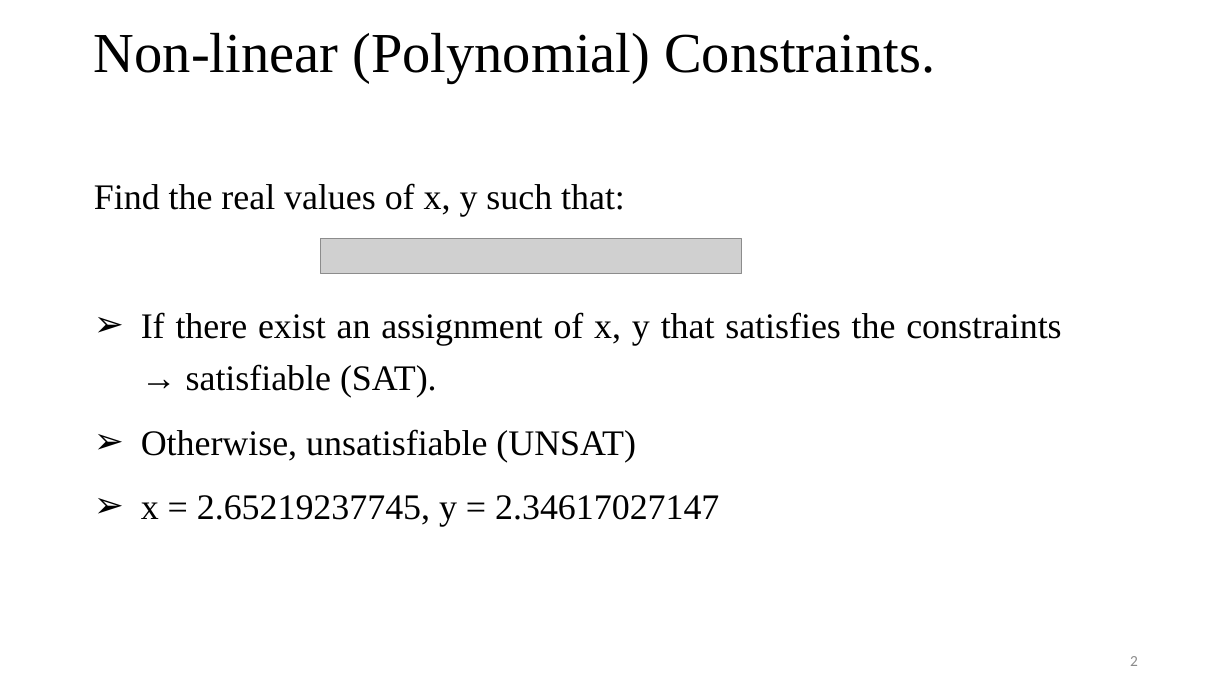
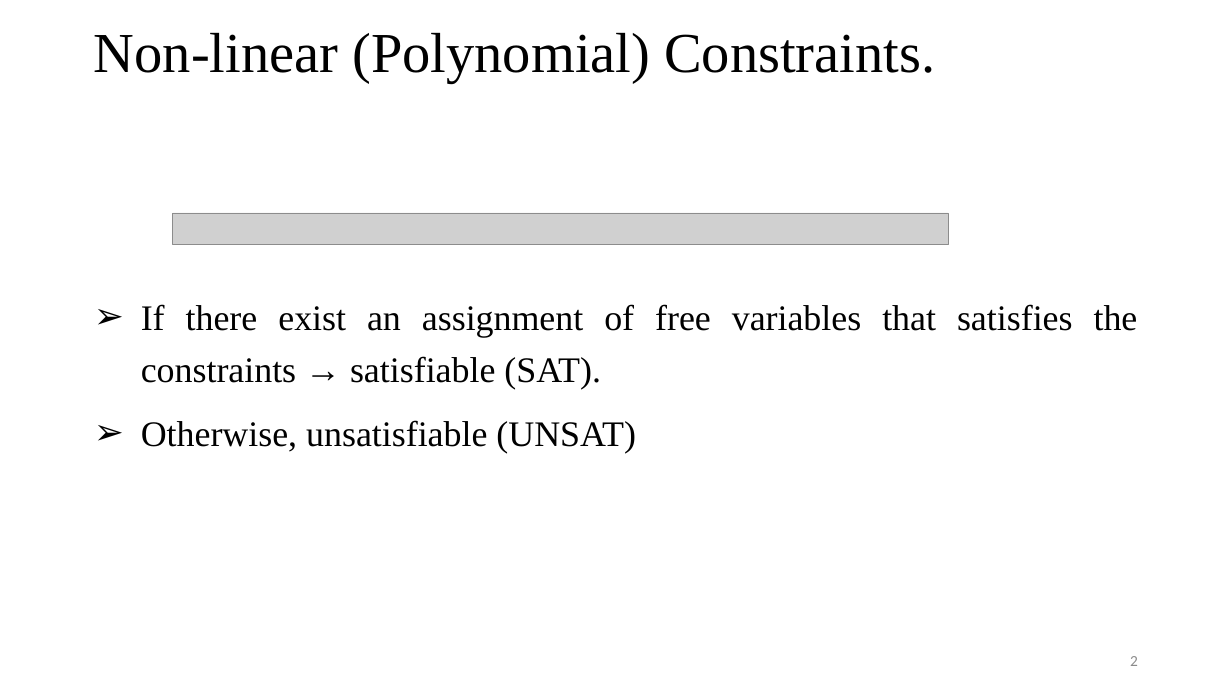
Before and after one commit to tungvx/raSAT, a slide deck: slide 2 of report/thesis/presentation.pptx. Drawn at 1232x693 pixels with LibreOffice and Linux fonts; fonts in the diff are those of the drawing; grey boxes stand for pictures. Boxes give left, top, right and bottom in pixels: in the first picture for what was removed or moved away, otherwise in the second. Text is boxed around its words. In the diff, an @@ line names an element or a change of style, - is before the commit and + after.

```diff
--- a/report/thesis/presentation.pptx
+++ b/report/thesis/presentation.pptx
@@ picture added at bbox=[173, 213, 948, 246] @@
@@ picture removed at bbox=[321, 239, 742, 274] @@
@@ text at bbox=[141, 304, 1138, 389]: text changed @@
-Find the real values of x, y such that:
-➢ If there exist an assignment of x, y that satisfies the constraints → satisfiable (SAT).
+➢ If there exist an assignment of free variables that satisfies the constraints → satisfiable (SAT).
@@ text at bbox=[141, 495, 719, 527]: paragraph removed @@
-➢ x = 2.65219237745, y = 2.34617027147
```
Also in this commit, not shown: 11 other slides changed, 4 slides added, 5 slides removed, 8 other files.
